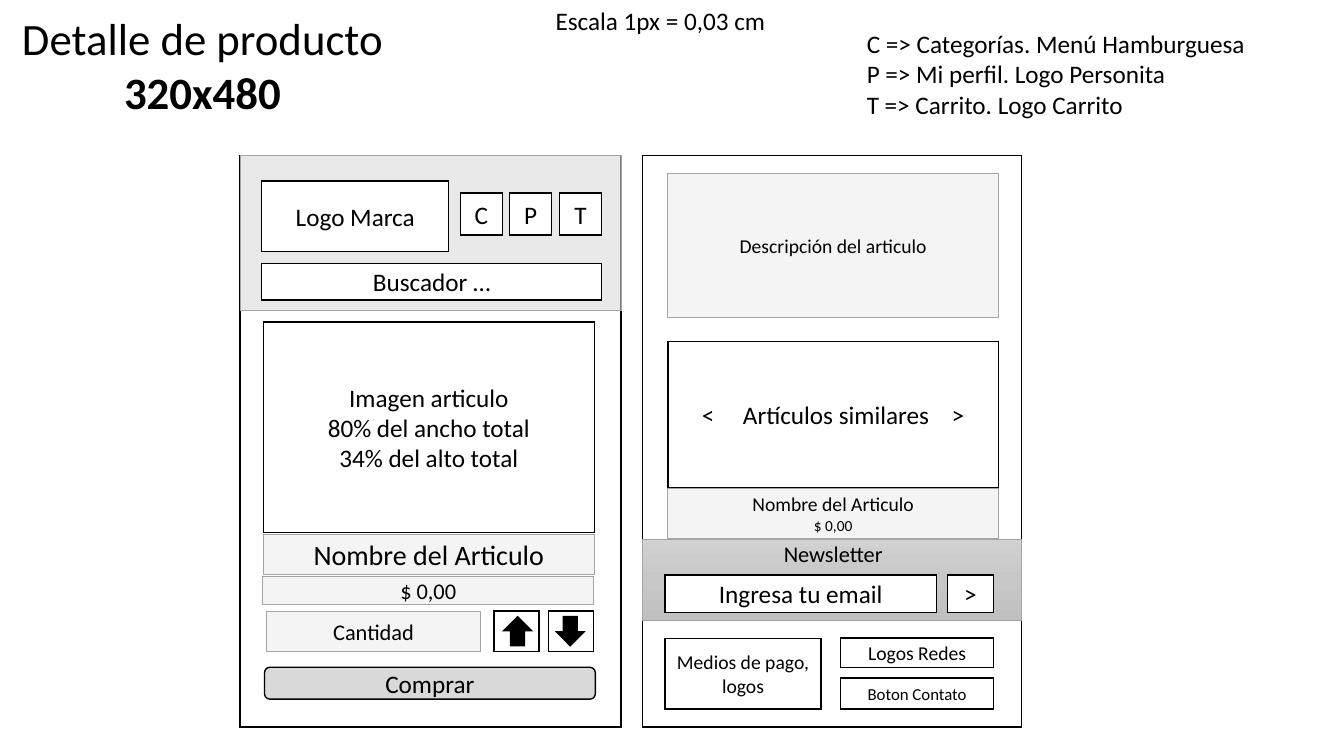
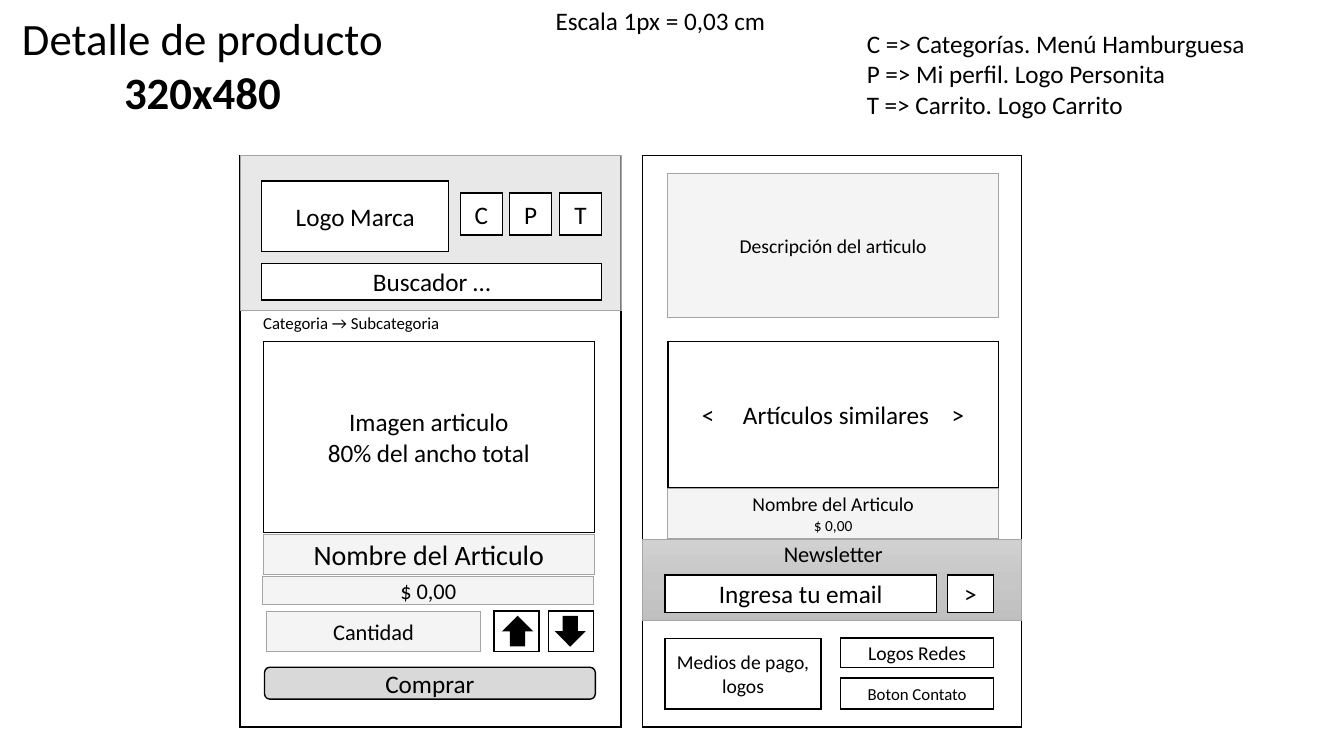
Before and after one commit to matisalem/grupo-7-sarahsaccesorios, a slide deck: slide 2 of WireFrame/WireFrame de Digital House.pptx. Drawn at 1344x756 pixels with LibreOffice and Linux fonts; fonts in the diff are those of the drawing. Boxes give left, top, right and bottom in pixels: in the first picture for what was removed or moved away, otherwise in the second. Text is boxed around its words. In the diff, an @@ line names an element or a change of style, - is before the commit and + after.

```diff
--- a/WireFrame/WireFrame de Digital House.pptx
+++ b/WireFrame/WireFrame de Digital House.pptx
@@ text added at (x1=263, y1=317, x2=439, y2=332), 12 pt, text #000000 @@
+Categoria → Subcategoria
@@ rectangle "Imagen articulo" resized from (x1=263, y1=323, x2=594, y2=533) to (x1=263, y1=342, x2=594, y2=533) @@
@@ text in rectangle at (x1=339, y1=449, x2=518, y2=468): paragraph removed @@
-34% del alto total
```
Also in this commit, not shown: 1 other slide changed.
